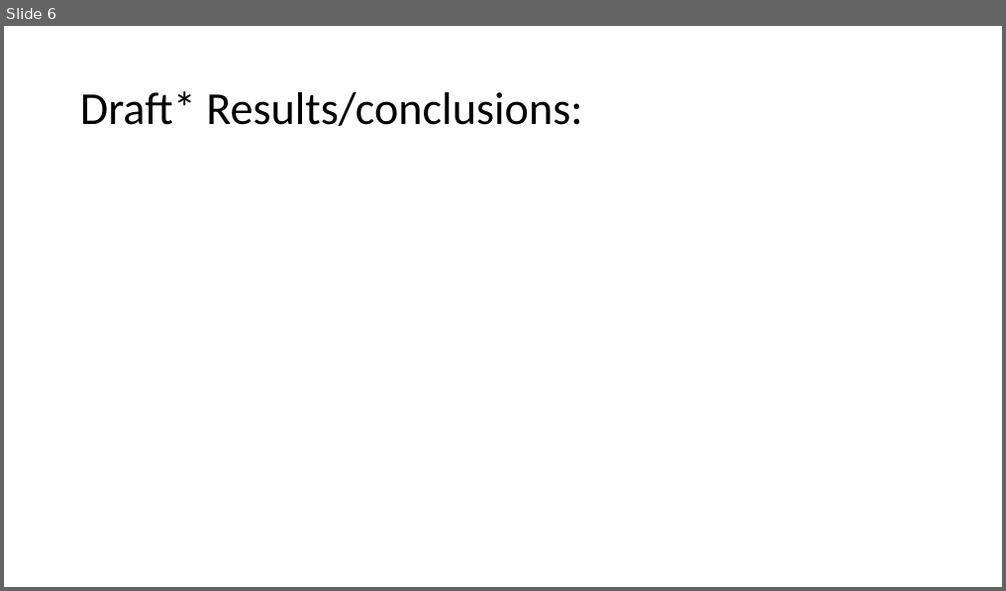
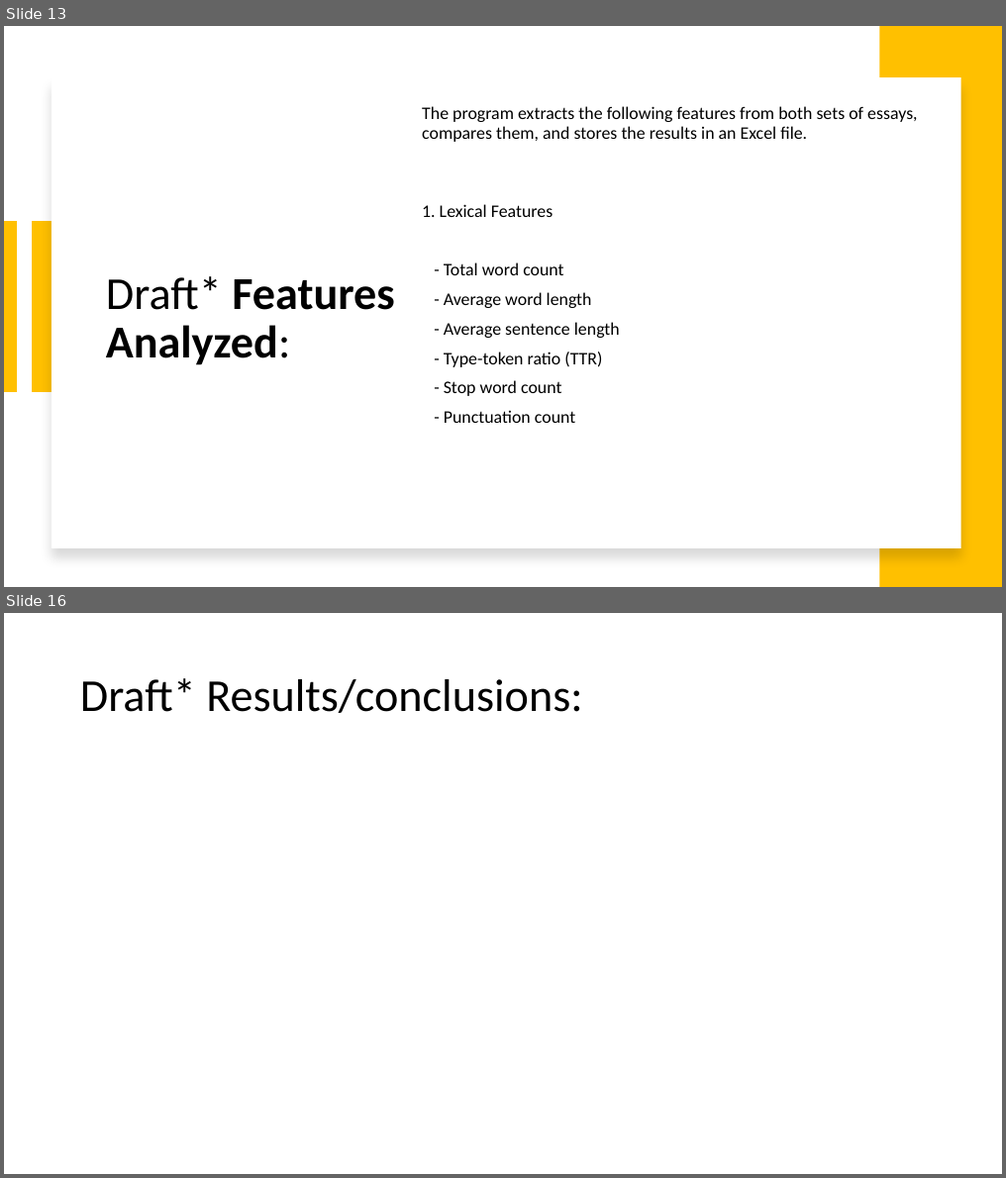
Before and after one commit to christiebarron/aiTextDetector, a slide deck: projectPlanning/project1Presentation.pptx. Shown one above the other, each under a label of ours: slide 6 before the commit, slides 13 and 16 after it; the slides between them are not shown. The pictures are 1006x591 and 1006x1178 pixels, drawn with LibreOffice and Linux fonts; fonts in the diff are those of the drawing. Boxes give left, top, right and bottom in pixels: in the first picture for what was removed or moved away, otherwise in the second. Text is boxed around its words. In the diff, an @@ line names an element or a change of style, - is before the commit and + after.

```diff
--- a/projectPlanning/project1Presentation.pptx
+++ b/projectPlanning/project1Presentation.pptx
@@ slide 13 added at (x1=4, y1=26, x2=1002, y2=587), background #FFFFFF @@
@@ rectangle added at (x1=880, y1=26, x2=1002, y2=587), fill #FFC000 @@
@@ rectangle added at (x1=52, y1=77, x2=960, y2=549), fill #FFFFFF @@
@@ text added at (x1=422, y1=106, x2=917, y2=423), 17 pt, text #000000 @@
+The program extracts the following features from both sets of essays, compares them, and stores the results in an Excel file.
+1. Lexical Features
+- Total word count
+- Average word length
+- Average sentence length
+- Type-token ratio (TTR)
+- Stop word count
+- Punctuation count
@@ line added from (10, 221) to (10, 392), #FFC000 14 pt @@
@@ rectangle added at (x1=32, y1=221, x2=57, y2=392), fill #FFC000 @@
@@ title added at (x1=106, y1=276, x2=394, y2=366), 44 pt, text #000000, bold @@
+Draft* Features Analyzed:
@@ what was slide 6 is now slide 16 @@
```
Also in this commit, not shown: 4 slides changed, 10 other slides added, 1 slide removed, 13 other files.
